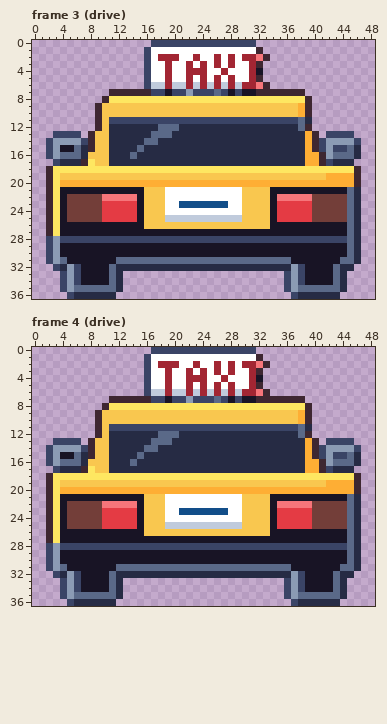
Pixel-art file, stored at art/depths/taxi@88.aseprite. The picture above was drawn from the file before the commit.
49x37 pixels, 14 frames. Shown: frame 3 (drive), frame 4 (drive). The commit also changed other frames, which this record leaves out.
The same view after the edit:
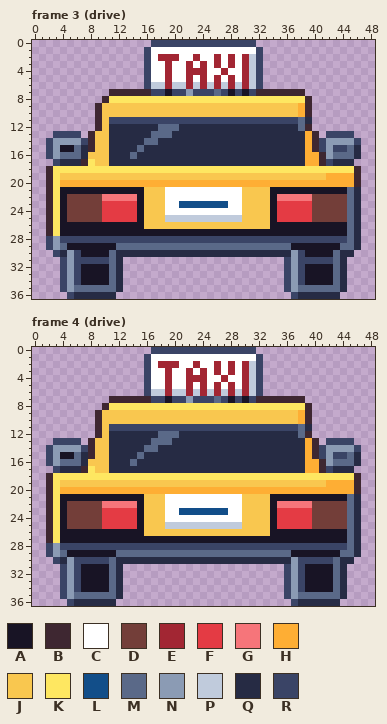
Palette (. is transparent): A #181425  B #3e2731  C #ffffff  D #733e39  E #a22633  F #e43b44  G #f6757a  H #feae34  J #f9c74f  K #fee761  L #124e89  M #5a6988  N #8b9bb4  P #c0cbdc  Q #262b44  R #3a4466
The edit:
Frame 3 (drive):
y 1: x 32 B -> R
y 2: x 31..33 EGB -> PR.
y 3: x 30..32 CEB -> EPR
y 4: x 30..32 CEA -> EPR
y 5: x 30..32 CEB -> EPR
y 6: x 31..33 EGB -> PR.
y 7: x 31 A -> R
y 29: x 4 A -> M; x 12..36 AAAAAAAAAAAAAAAAAAAAAAAAA -> MMMMMMMMMMMMMMMMMMMMMMMMM; x 44 A -> M
y 30: x 2..6 RNAAA -> .RQNR; x 11..38 AAAAAAAAAAAAAAAAAAAAAAAAAAAA -> MQQQQQQQQQQQQQQQQQQQQQQQQQNR; x 43..46 AAMQ -> MQQ.
y 31: x 2..46 RNMAAAAAAAMMMMMMMMMMMMMMMMMMMMMMMMMAAAAAAAMMQ -> ..RNRRRRRMQ.......................RNRRRRRMQ..
y 32: x 3..4 RQ -> .R; x 13..36 QQQQQQQQQQQQQQQQQQQQQQQQ -> .......................R; x 45 Q -> .
Frame 4 (drive):
y 1: x 32 B -> R
y 2: x 31..33 EGB -> PR.
y 3: x 30..32 CEB -> EPR
y 4: x 30..32 CEA -> EPR
y 5: x 30..32 CEB -> EPR
y 6: x 31..33 EGB -> PR.
y 7: x 31 A -> R
y 29: x 4 A -> M; x 12..36 AAAAAAAAAAAAAAAAAAAAAAAAA -> MMMMMMMMMMMMMMMMMMMMMMMMM; x 44 A -> M
y 30: x 2..46 RNAAAAAAAAAAAAAAAAAAAAAAAAAAAAAAAAAAAAAAAAAMQ -> .RQNRRRRRMQQQQQQQQQQQQQQQQQQQQQQQQQNRRRRRMQQ.
y 31: x 2..6 RNMAA -> ..RNR; x 11..38 AMMMMMMMMMMMMMMMMMMMMMMMMMAA -> MQ.......................RNR; x 43..46 AMMQ -> MQ..
y 32: x 3..4 RQ -> .R; x 13..36 QQQQQQQQQQQQQQQQQQQQQQQQ -> .......................R; x 45 Q -> .
Boxes around the changes in both pictures, in picture pixels (x1, y1, x2, y2):
changed: (242, 47, 270, 96)
changed: (46, 243, 361, 271)
changed: (242, 354, 270, 403)
changed: (46, 550, 361, 578)
